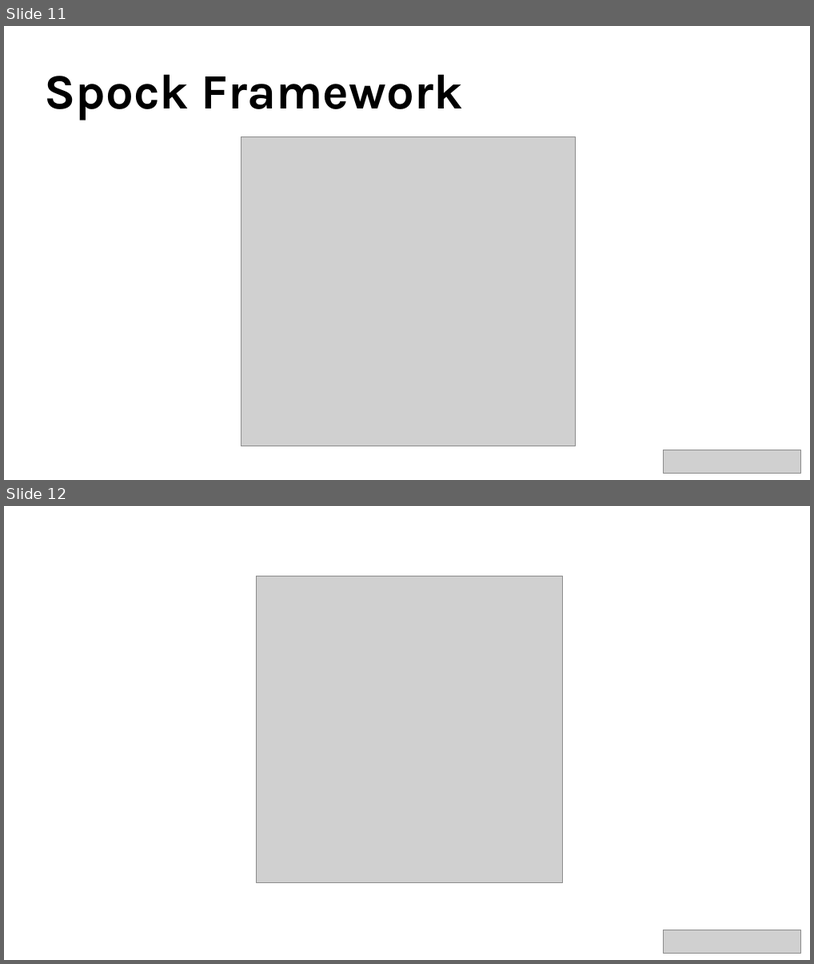
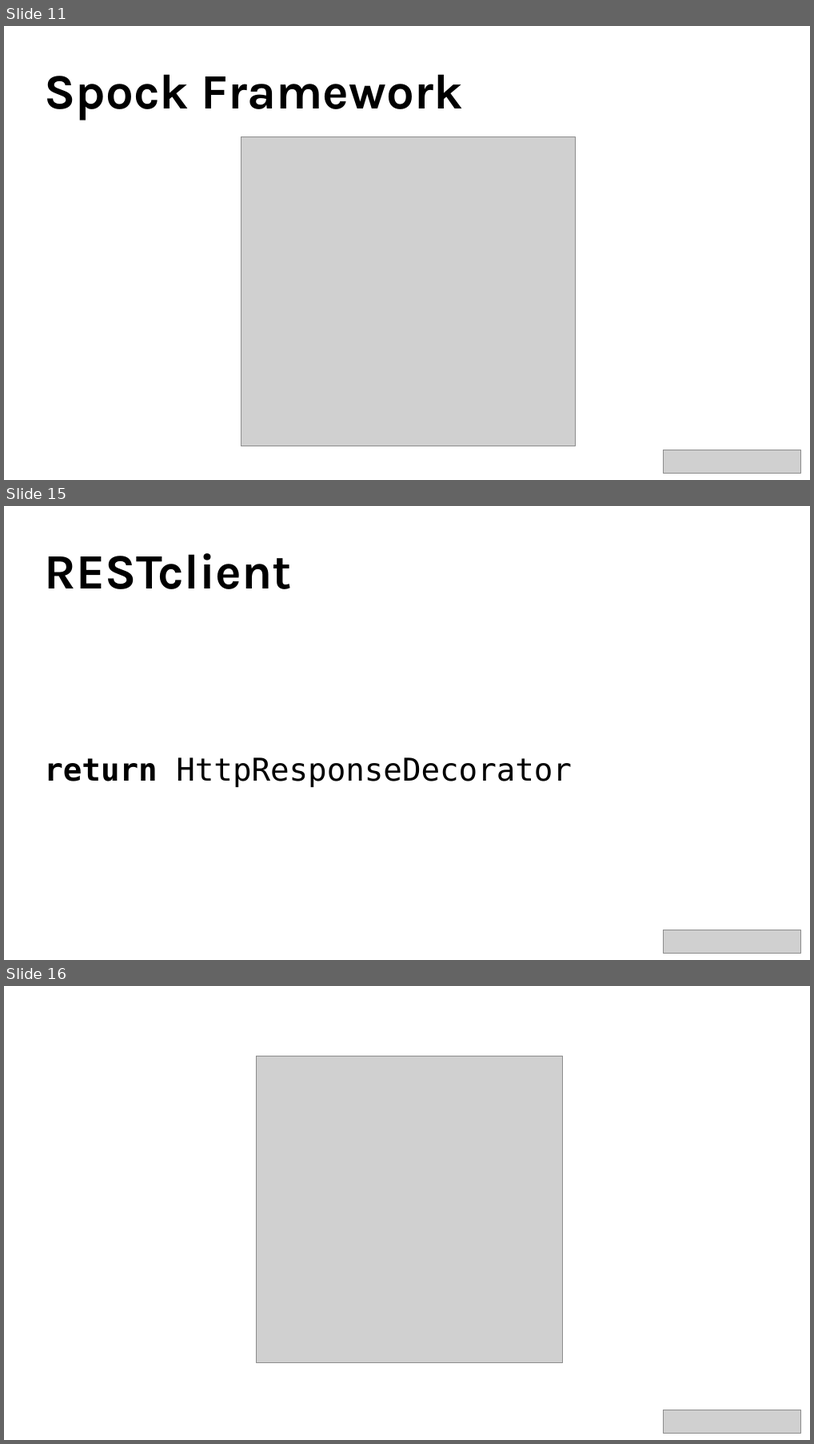
Before and after one commit to ysparrow/groovy-test-for-rest, a slide deck: FabulousTestsWithSpockAndGroovy.odp. Shown one above the other, each under a label of ours: slides 11 and 12 before the commit, slides 11, 15 and 16 after it; the slides between them are not shown. The pictures are 814x964 and 814x1444 pixels, drawn with LibreOffice and Linux fonts; fonts in the diff are those of the drawing; grey boxes stand for pictures. Boxes give left, top, right and bottom in pixels: in the first picture for what was removed or moved away, otherwise in the second. Text is boxed around its words. In the diff, an @@ line names an element or a change of style, - is before the commit and + after.

```diff
--- a/FabulousTestsWithSpockAndGroovy.odp
+++ b/FabulousTestsWithSpockAndGroovy.odp
@@ slide 15 added at bbox=[4, 506, 810, 960], background #FFFFFF @@
@@ title added at bbox=[44, 553, 291, 589], 44 pt, text #000000, bold @@
+RESTclient
@@ text added at bbox=[44, 757, 572, 787], 28 pt, text #000000 @@
+return HttpResponseDecorator
@@ picture added at bbox=[664, 929, 801, 952] @@
@@ what was slide 12 is now slide 16 @@
```
Also in this commit, not shown: 2 slides changed, 6 other slides added, 2 slides removed, 8 other files.
